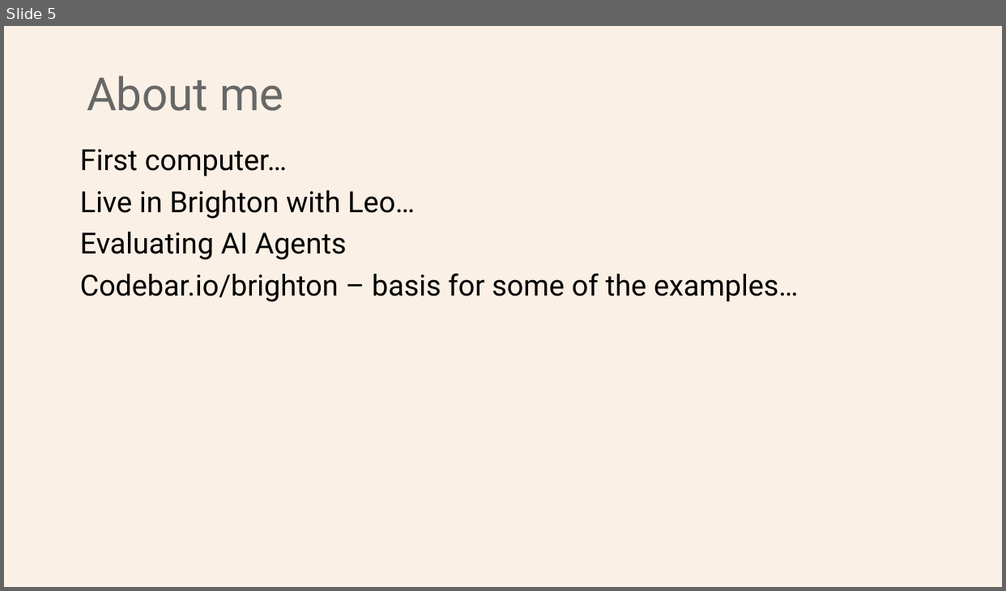
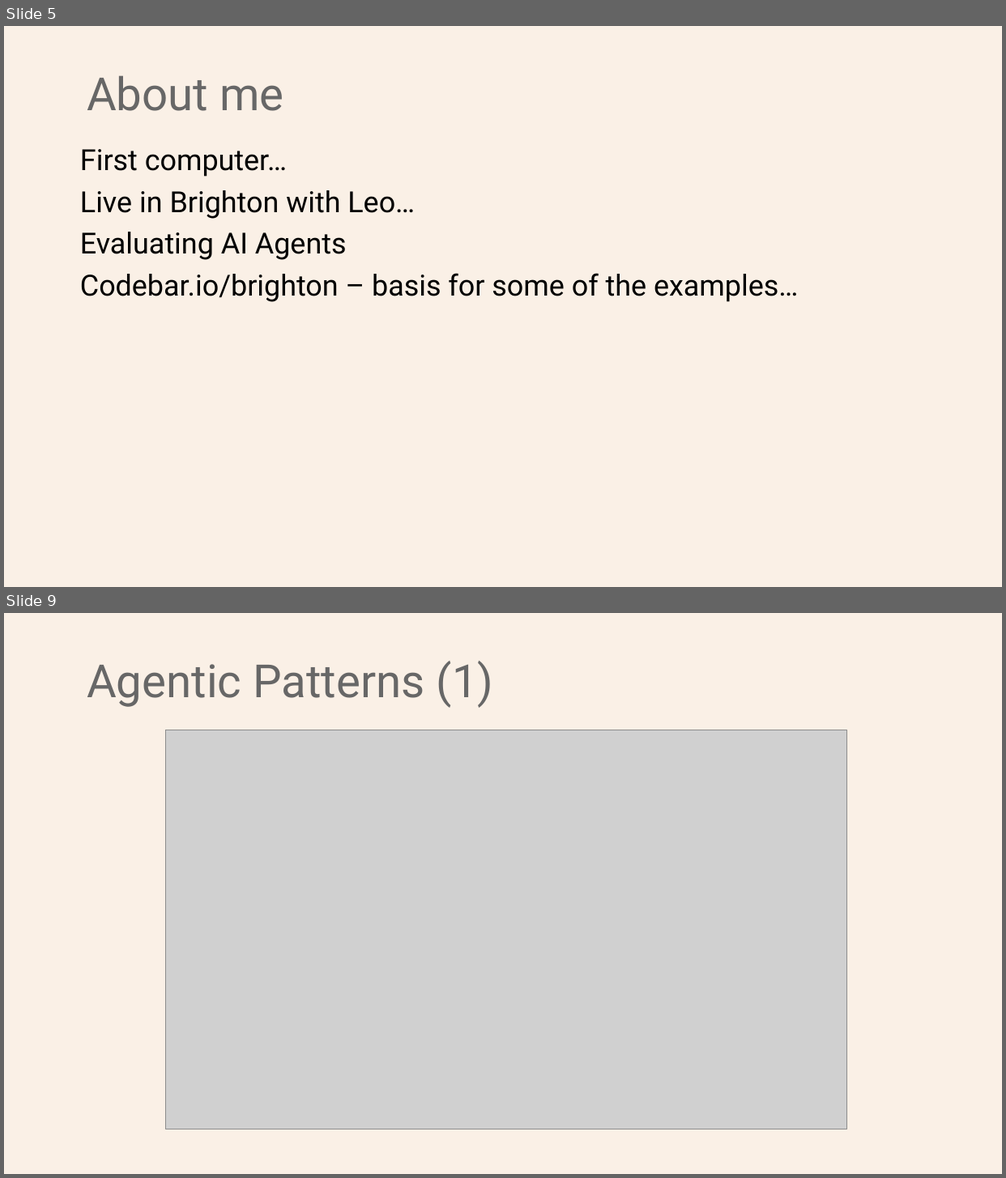
Before and after one commit to Python-Test-Engineer/earl2025, a slide deck: AI_Agents_in_the_Data_Pipeline.pptx. Shown one above the other, each under a label of ours: slide 5 before the commit, slides 5 and 9 after it; the slides between them are not shown. The pictures are 1006x591 and 1006x1178 pixels, drawn with LibreOffice and Linux fonts; fonts in the diff are those of the drawing; grey boxes stand for pictures. Boxes give left, top, right and bottom in pixels: in the first picture for what was removed or moved away, otherwise in the second. Text is boxed around its words. In the diff, an @@ line names an element or a change of style, - is before the commit and + after.

```diff
--- a/AI_Agents_in_the_Data_Pipeline.pptx
+++ b/AI_Agents_in_the_Data_Pipeline.pptx
@@ slide 9 added at [4, 613, 1002, 1174], background #FAF0E6 @@
@@ title added at [87, 661, 494, 708], 44 pt, text #676767 @@
+Agentic Patterns (1)
@@ picture added at [166, 730, 848, 1129] @@
```
Also in this commit, not shown: 1 slide changed, 9 other slides added, 2 other files.
